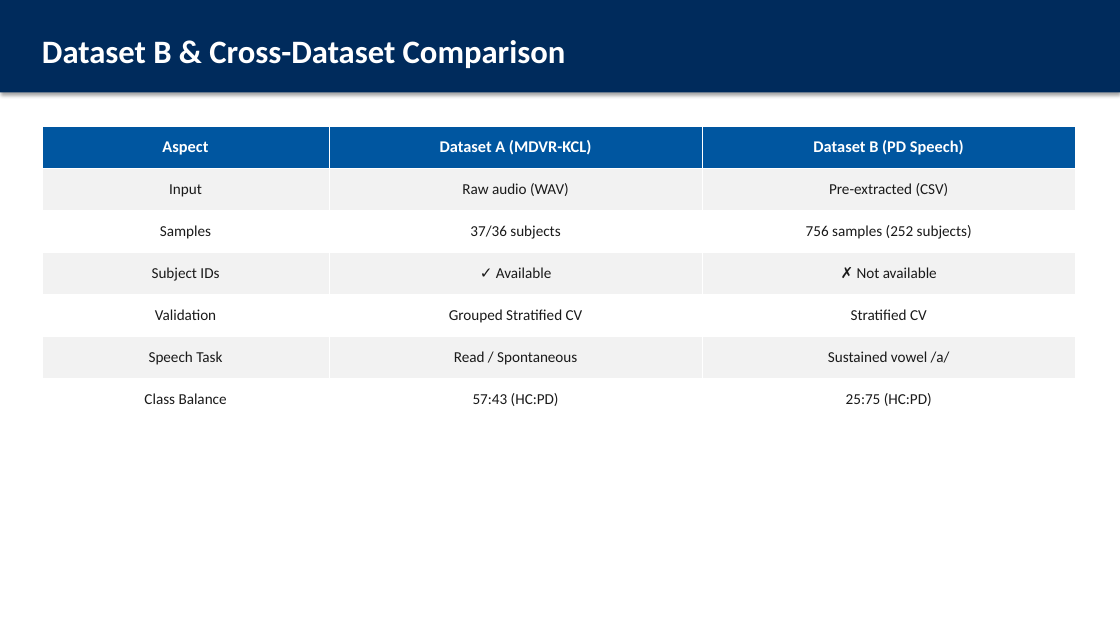
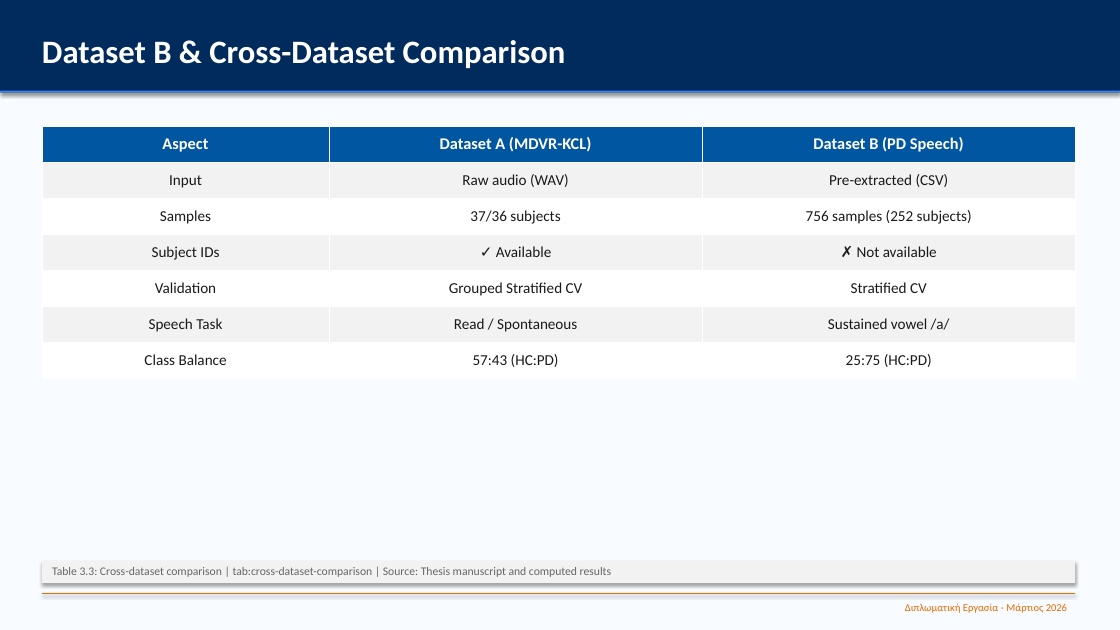
Before and after one commit to christos97/parkinsons-voice-classification, a slide deck: slide 9 of outputs/thesis_defense_presentation.pptx. Drawn at 1120x630 pixels with LibreOffice and Linux fonts; fonts in the diff are those of the drawing. Boxes give left, top, right and bottom in pixels: in the first picture for what was removed or moved away, otherwise in the second. Text is boxed around its words. In the diff, an @@ line names an element or a change of style, - is before the commit and + after.

```diff
--- a/outputs/thesis_defense_presentation.pptx
+++ b/outputs/thesis_defense_presentation.pptx
@@ background #FFFFFF to #F8FBFF @@
@@ rectangle added at (0,91,1120,92), fill #3B82F6 @@
@@ table: place and size @@
-table at (42,126,1075,420)
+table at (42,126,1075,379)
@@ rectangle added at (42,561,1075,583), fill #F2F2F2, 10 pt, text #666666 @@
+Table 3.3: Cross-dataset comparison | tab:cross-dataset-comparison | Source: Thesis manuscript and computed results
@@ rectangle added at (42,593,1075,594), fill #E86C00 @@
@@ text added at (905,603,1067,613), 9 pt, text #E86C00 @@
+Διπλωματική Εργασία - Μάρτιος 2026
```
Also in this commit, not shown: 29 other slides changed, 48 other files.
